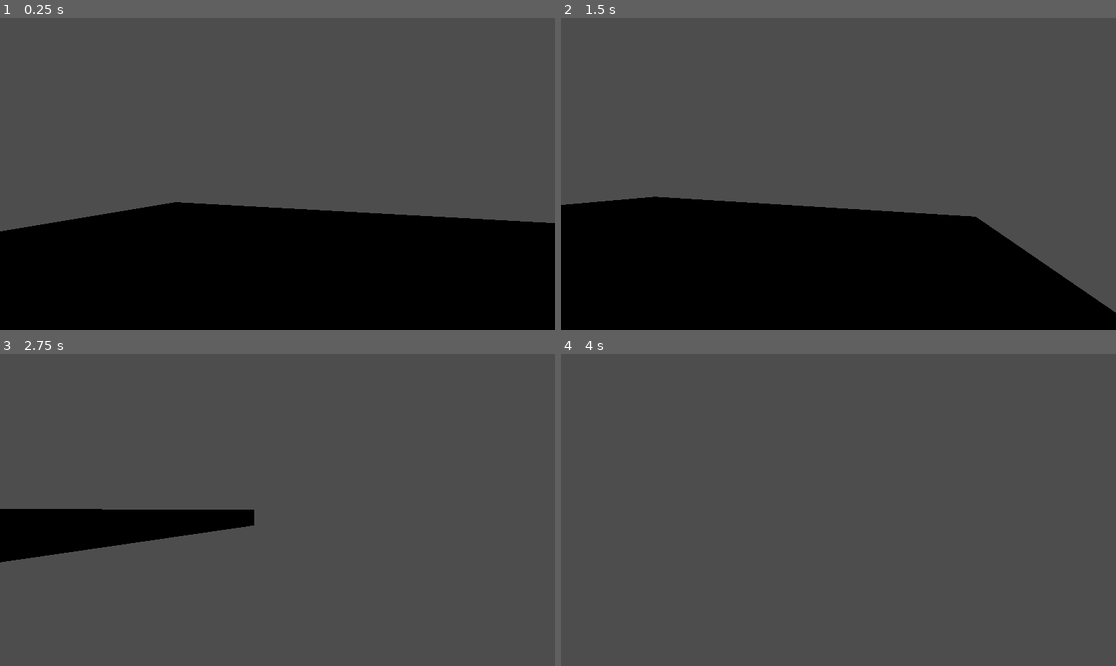
Above: before the commit, frames 1-4 (two rows, left to right).
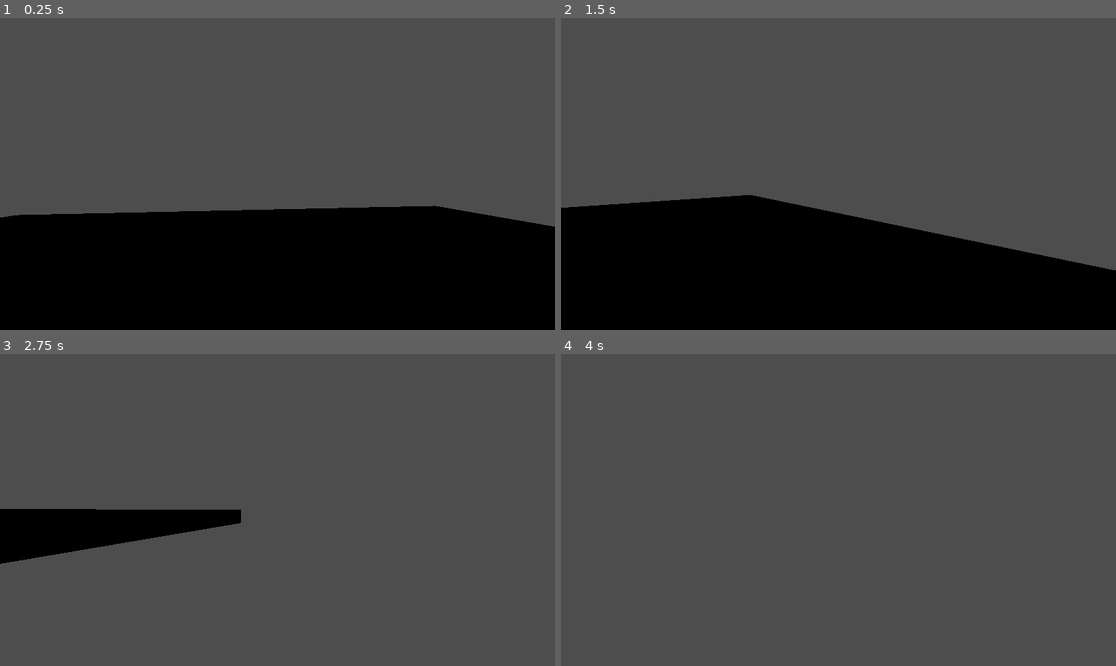
Above: after the commit, the same moments.

Repository: Mikingzly/OhShitting2
Game: Godot game, scene res://Scenes/spinningmaze.tscn
Same seed, same stepped clock (60 frames per second), same inputs: the game is played once before the commit and once after it. This scene is started directly instead of the project's main scene.
Inputs:
- Up to frame 1 (0.25 s): no input
- Up to frame 2 (1.5 s): tap Enter (ui_accept) at 0.5, 0.77 s; hold D (right) 0.53-1.28 s; hold S (down) from 1.28 s (still down)
- Up to frame 3 (2.75 s): tap Enter (ui_accept) at 1.52 s; release S (down) at 2.03 s; hold D (right) from 2.03 s (still down)
- Up to frame 4 (4 s): release D (right) at 2.78 s; hold W (up) 2.78-3.53 s; tap Enter (ui_accept) at 3.02, 3.77 s; hold A (left) from 3.53 s (still down)

The runs differ from the first frame. In frame 1, 1.7% of the frame differs, in the area x 0-100%, y 59-69%; in frame 2, 3.2%, in the area x 0-100%, y 56-95%; in frame 3, 0.4%; in frame 4, nothing differs.

Commit message:
fixed some stuff

Diff:
--- /dev/null
+++ b/Scenes/maze.tscn
@@ -0,0 +1,81 @@
+[gd_scene format=3 uid="uid://cqpeuuw7oucj8"]
+
+[ext_resource type="PackedScene" uid="uid://bmvqxv2yjespf" path="res://Maze.glb" id="1_dj01w"]
+
+[sub_resource type="StandardMaterial3D" id="StandardMaterial3D_31kh1"]
+cull_mode = 2
+albedo_color = Color(0.43529412, 1, 0.39607844, 1)
+
+[node name="Maze" unique_id=1439159909 instance=ExtResource("1_dj01w")]
+
+[node name="Cube" parent="." index="1" unique_id=1705379996]
+surface_material_override/0 = SubResource("StandardMaterial3D_31kh1")
+
+[node name="Cube_001" parent="." index="2" unique_id=496847582]
+surface_material_override/0 = SubResource("StandardMaterial3D_31kh1")
+
+[node name="Cube_002" parent="." index="3" unique_id=1934495101]
+surface_material_override/0 = SubResource("StandardMaterial3D_31kh1")
+
+[node name="Cube_003" parent="." index="4" unique_id=496219381]
+surface_material_override/0 = SubResource("StandardMaterial3D_31kh1")
+
+[node name="Cube_004" parent="." index="5" unique_id=1487231169]
+surface_material_override/0 = SubResource("StandardMaterial3D_31kh1")
+
+[node name="Cube_005" parent="." index="6" unique_id=657910029]
+surface_material_override/0 = SubResource("StandardMaterial3D_31kh1")
+
+[node name="Cube_006" parent="." index="7" unique_id=62410005]
+surface_material_override/0 = SubResource("StandardMaterial3D_31kh1")
+
+[node name="Cube_008" parent="." index="8" unique_id=769810042]
+surface_material_override/0 = SubResource("StandardMaterial3D_31kh1")
+
+[node name="Cube_009" parent="." index="9" unique_id=1778262740]
+surface_material_override/0 = SubResource("StandardMaterial3D_31kh1")
+
+[node name="Cube_010" parent="." index="10" unique_id=1318365991]
+surface_material_override/0 = SubResource("StandardMaterial3D_31kh1")
+
+[node name="Cube_011" parent="." index="11" unique_id=1488435171]
+surface_material_override/0 = SubResource("StandardMaterial3D_31kh1")
+
+[node name="Cube_007" parent="." index="12" unique_id=910185738]
+surface_material_override/0 = SubResource("StandardMaterial3D_31kh1")
+
+[node name="Cube_012" parent="." index="13" unique_id=710946885]
+surface_material_override/0 = SubResource("StandardMaterial3D_31kh1")
+
+[node name="Cube_013" parent="." index="14" unique_id=432732009]
+surface_material_override/0 = SubResource("StandardMaterial3D_31kh1")
+
+[node name="Cube_014" parent="." index="15" unique_id=387965888]
+surface_material_override/0 = SubResource("StandardMaterial3D_31kh1")
+
+[node name="Cube_015" parent="." index="16" unique_id=2116052152]
+surface_material_override/0 = SubResource("StandardMaterial3D_31kh1")
+
+[node name="Cube_016" parent="." index="17" unique_id=619229009]
+surface_material_override/0 = SubResource("StandardMaterial3D_31kh1")
+
+[node name="Cube_017" parent="." index="18" unique_id=716509069]
+surface_material_override/0 = SubResource("StandardMaterial3D_31kh1")
+
+[node name="Cube_018" parent="." index="19" unique_id=1840518272]
+surface_material_override/0 = SubResource("StandardMaterial3D_31kh1")
+
+[node name="Cube_019" parent="." index="20" unique_id=416854055]
+surface_material_override/0 = SubResource("StandardMaterial3D_31kh1")
+
+[node name="Cube_020" parent="." index="21" unique_id=182687502]
+surface_material_override/0 = SubResource("StandardMaterial3D_31kh1")
+
+[node name="Cube_021" parent="." index="22" unique_id=1834409507]
+surface_material_override/0 = SubResource("StandardMaterial3D_31kh1")
+
+[node name="Cube_022" parent="." index="23" unique_id=656946694]
+surface_material_override/0 = SubResource("StandardMaterial3D_31kh1")
+
+[node name="Cube_023" parent="." index="24" unique_id=854284073]
+surface_material_override/0 = SubResource("StandardMaterial3D_31kh1")
--- a/Scenes/static_body_3d.gd
+++ b/Scenes/static_body_3d.gd
@@ -9,4 +9,4 @@
 # Called every frame. 'delta' is the elapsed time since the previous frame.
 func _process(delta: float) -> void:
 	rotate_y(speed * delta)
-@export var speed:float = 5
+@export var speed:float = .5
--- a/Scenes/testroom.tscn
+++ b/Scenes/testroom.tscn
@@ -2,6 +2,8 @@
 
 [ext_resource type="PackedScene" uid="uid://dog7dp81oqrmu" path="res://Scenes/pause_menu.tscn" id="1_qpjln"]
 [ext_resource type="Texture2D" uid="uid://c51gl6iabgqwu" path="res://Screenshot 2026-06-08 150939.png" id="2_2fjlk"]
+
+[sub_resource type="ShaderMaterial" id="ShaderMaterial_2fjlk"]
 
 [node name="InitialRoom" type="Node2D" unique_id=635571918]
 
@@ -13,3 +15,4 @@
 texture = ExtResource("2_2fjlk")
 
 [node name="PauseMenu" parent="CanvasLayer" unique_id=2128135254 instance=ExtResource("1_qpjln")]
+material = SubResource("ShaderMaterial_2fjlk")
Binary file added: Maze.glb
Not shown, added: Maze.glb.import
Binary file added: Scenes/Maze.glb
Not shown, added: Scenes/Maze.glb.import
